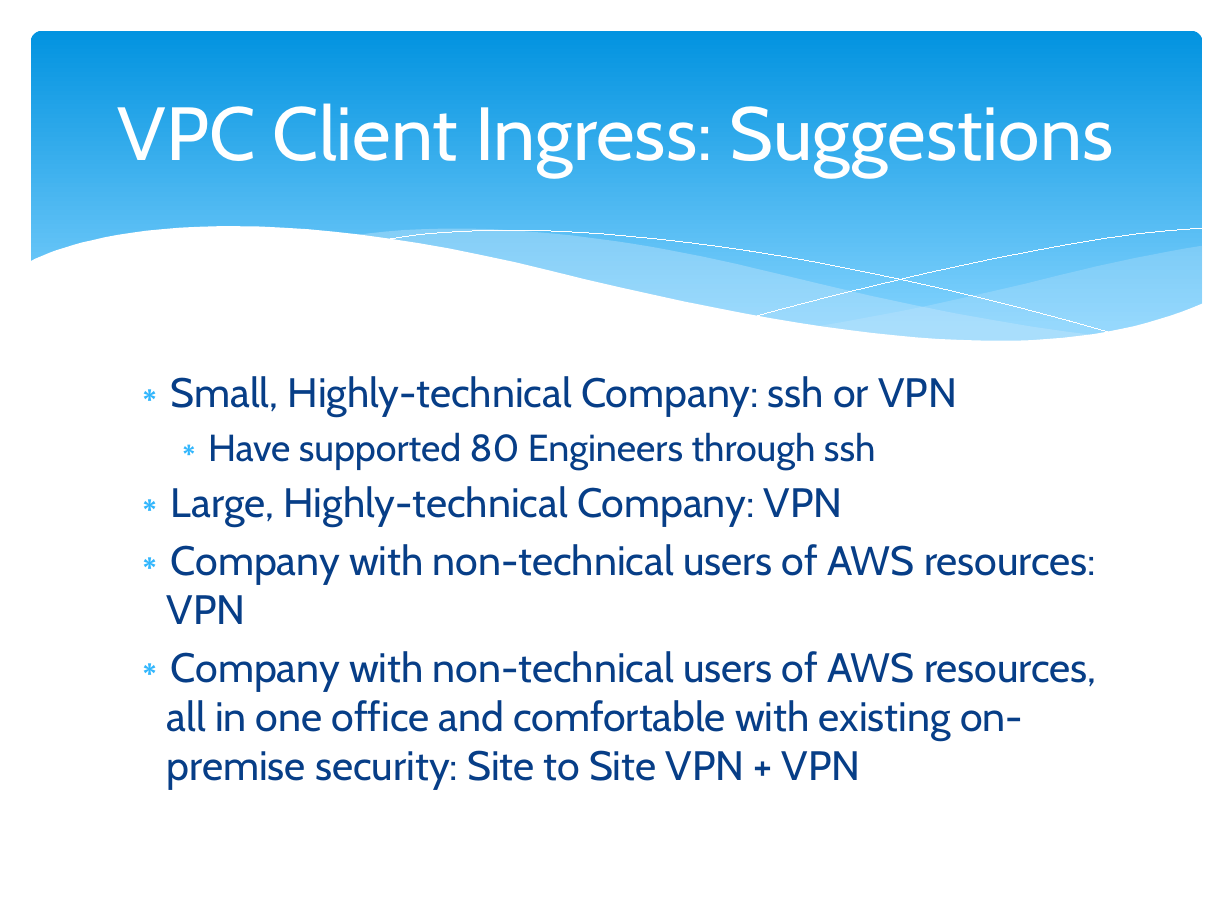
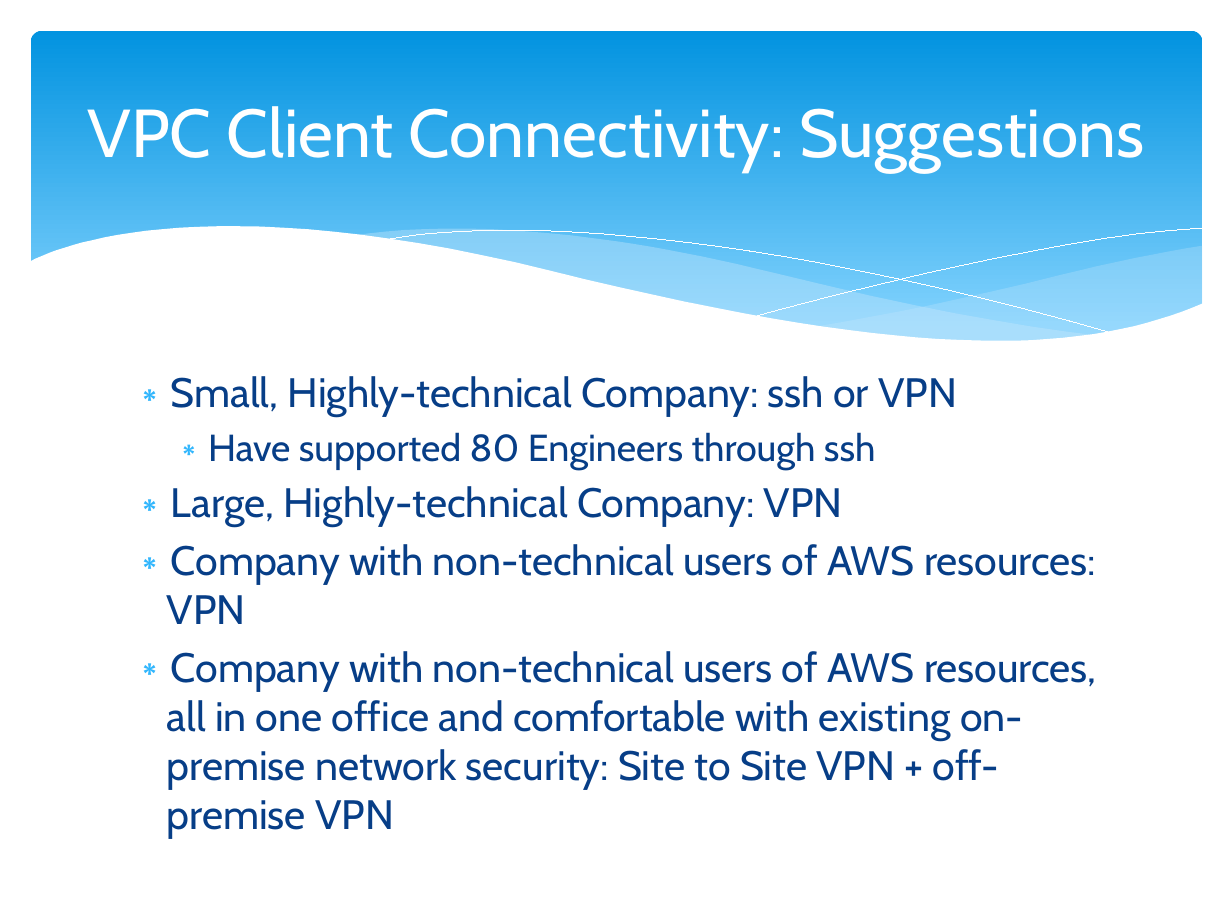
Before and after one commit to cloudavail/awstraining, a slide deck: slide 32 of aws-vpc/aws-vpc.pptx. Drawn at 1232x924 pixels with LibreOffice and Linux fonts; fonts in the diff are those of the drawing. Boxes give left, top, right and bottom in pixels: in the first picture for what was removed or moved away, otherwise in the second. Text is boxed around its words. In the diff, an @@ line names an element or a change of style, - is before the commit and + after.

Commit message:
VPC update - clarify connectivity options

```diff
--- a/aws-vpc/aws-vpc.pptx
+++ b/aws-vpc/aws-vpc.pptx
@@ title at (87,106,1144,172): text changed; size 44 to 39.6 pt @@
-VPC Client Ingress: Suggestions
+VPC Client Connectivity: Suggestions
@@ text at (167,651,1097,839): text changed @@
-∗ Company with non-technical users of AWS resources, all in one office and comfortable with existing on-premise security: Site to Site VPN + VPN
+∗ Company with non-technical users of AWS resources, all in one office and comfortable with existing on-premise network security: Site to Site VPN + off-premise VPN
```
Also in this commit, not shown: 12 other slides changed.
